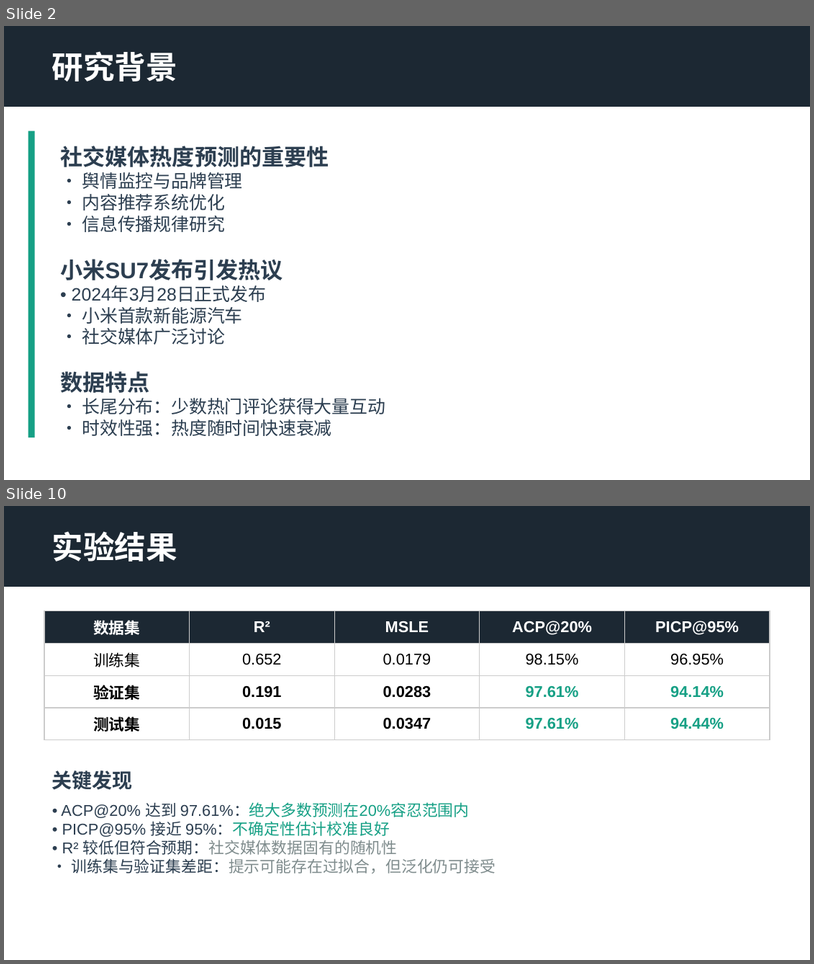
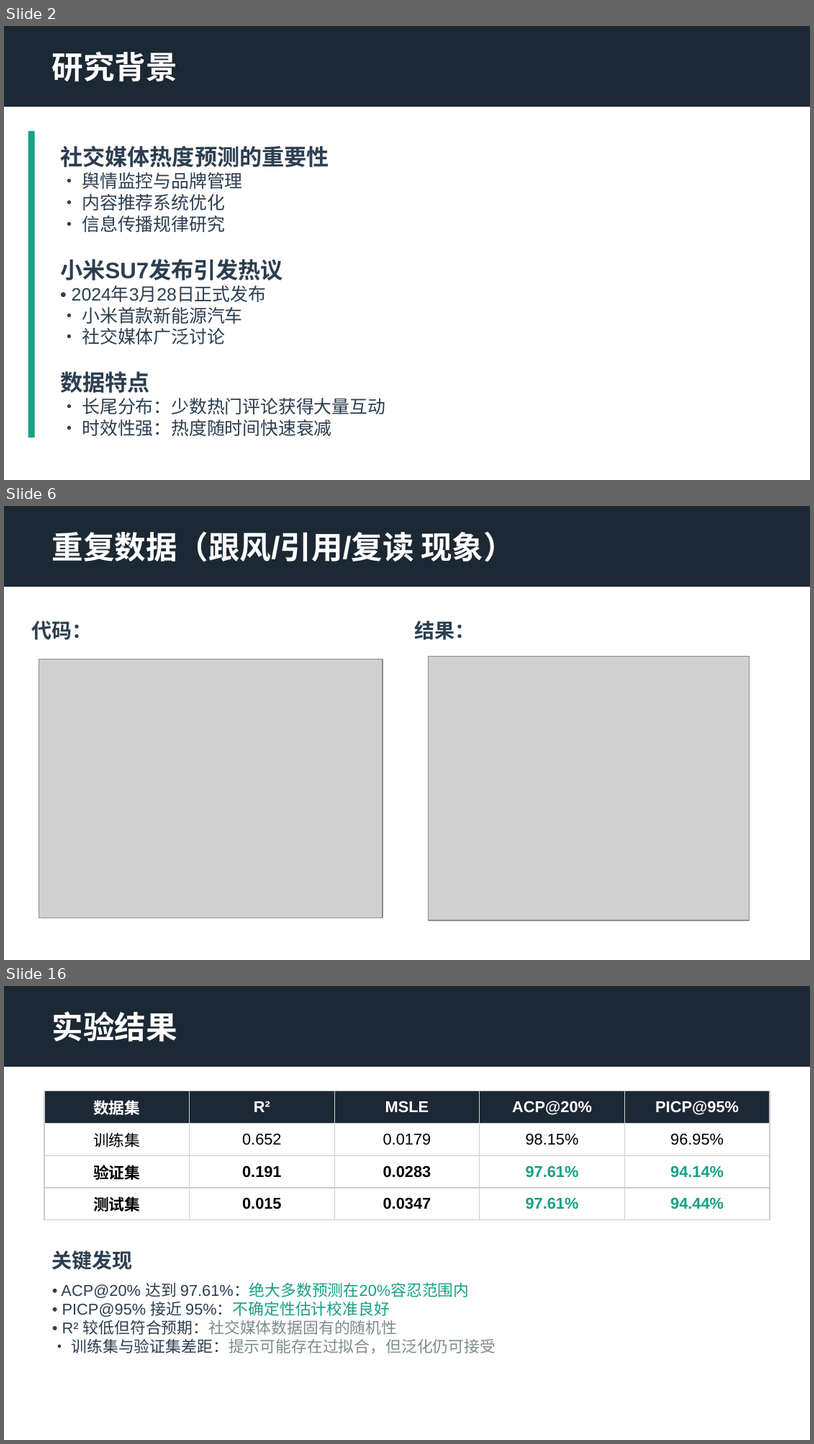
Before and after one commit to LJK666666666/LLM_SU7, a slide deck: presentation/presentation.pptx. Shown one above the other, each under a label of ours: slides 2 and 10 before the commit, slides 2, 6 and 16 after it; the slides between them are not shown. The pictures are 814x964 and 814x1444 pixels, drawn with LibreOffice and Linux fonts; fonts in the diff are those of the drawing; grey boxes stand for pictures. Boxes give left, top, right and bottom in pixels: in the first picture for what was removed or moved away, otherwise in the second. Text is boxed around its words. In the diff, an @@ line names an element or a change of style, - is before the commit and + after.

```diff
--- a/presentation/presentation.pptx
+++ b/presentation/presentation.pptx
@@ slide 6 added at (x1=4, y1=506, x2=810, y2=960), background #FFFFFF @@
@@ rectangle added at (x1=4, y1=506, x2=810, y2=587), fill #1C2833 @@
@@ text added at (x1=52, y1=531, x2=515, y2=562), 28 pt, text #FFFFFF, bold @@
+重复数据（跟风/引用/复读 现象）
@@ text added at (x1=32, y1=620, x2=93, y2=640), 18 pt, text #2C3E50, bold @@
+代码：
@@ text added at (x1=415, y1=620, x2=476, y2=640), 18 pt, text #2C3E50, bold @@
+结果：
@@ picture added at (x1=428, y1=656, x2=750, y2=921) @@
@@ picture added at (x1=39, y1=659, x2=383, y2=917) @@
@@ what was slide 10 is now slide 16 @@
```
Also in this commit, not shown: 8 slides changed, 5 other slides added, 3 other files.
